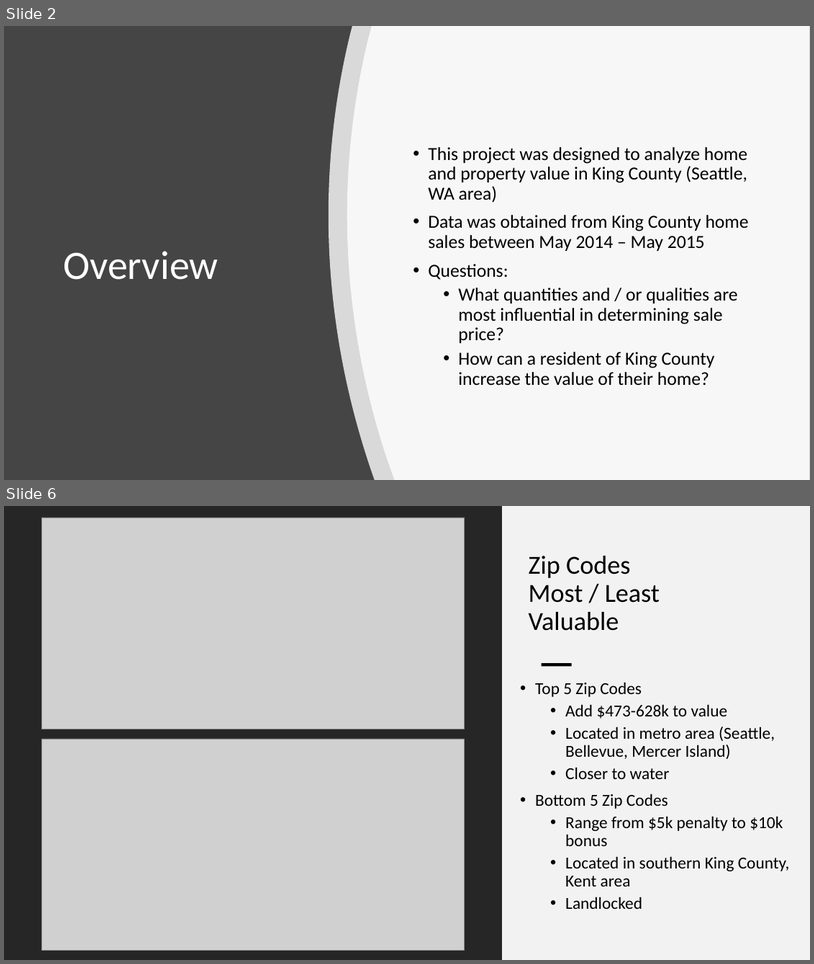
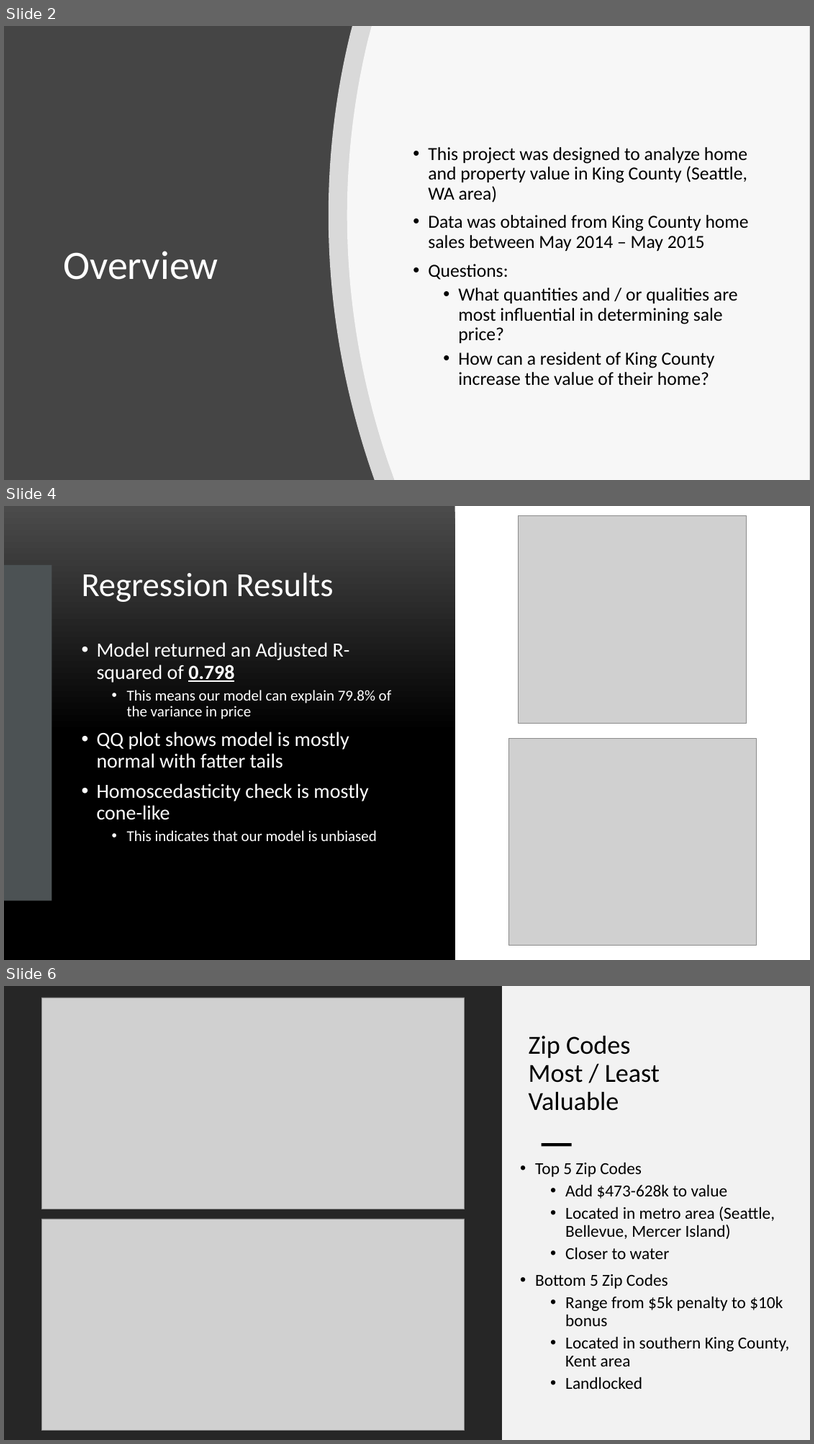
Before and after one commit to Drymander/dsc-phase-2-project, a slide deck: images/Johnny Dryman - Phase 2 Project Presentation.pptx. Shown one above the other, each under a label of ours: slides 2 and 6 before the commit, slides 2, 4 and 6 after it; the slides between them are not shown. The pictures are 814x964 and 814x1444 pixels, drawn with LibreOffice and Linux fonts; fonts in the diff are those of the drawing; grey boxes stand for pictures. Boxes give left, top, right and bottom in pixels: in the first picture for what was removed or moved away, otherwise in the second. Text is boxed around its words. In the diff, an @@ line names an element or a change of style, - is before the commit and + after.

```diff
--- a/images/Johnny Dryman - Phase 2 Project Presentation.pptx
+++ b/images/Johnny Dryman - Phase 2 Project Presentation.pptx
@@ slide 4 added at box(4, 506, 810, 960), background #FFFFFF @@
@@ rectangle added at box(4, 506, 455, 960), fill gradient #4B4B4B to #000000 @@
@@ picture added at box(519, 515, 748, 723) @@
@@ rectangle added at box(4, 565, 52, 901), fill #4C5254 @@
@@ title added at box(82, 572, 334, 602), 40 pt, text #FFFFFF @@
+Regression Results
@@ text added at box(97, 642, 391, 841), 24 pt, text #FFFFFF @@
+• Model returned an Adjusted R-squared of 0.798
+  • This means our model can explain 79.8% of the variance in price
+• QQ plot shows model is mostly normal with fatter tails
+• Homoscedasticity check is mostly cone-like
+  • This indicates that our model is unbiased
@@ picture added at box(509, 739, 757, 945) @@
```
Also in this commit, not shown: 2 slides changed, 4 other slides added, 3 other files.
